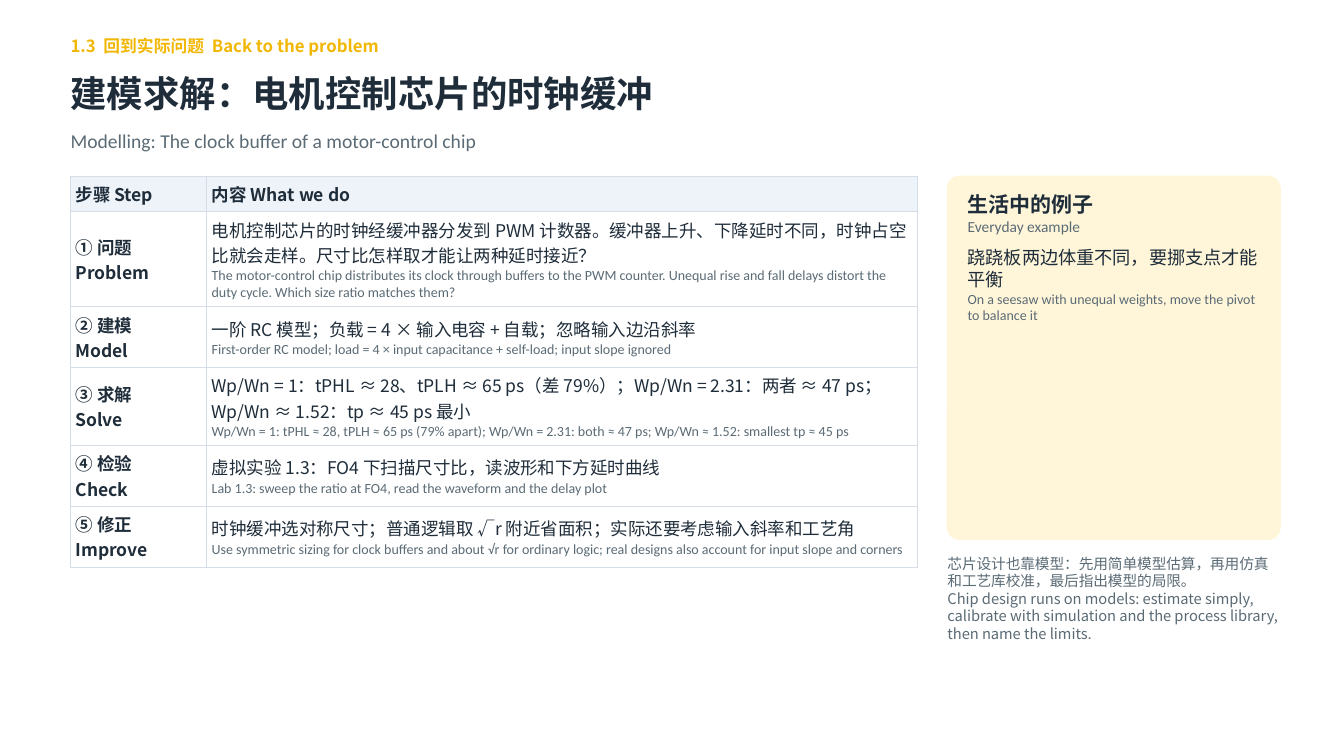
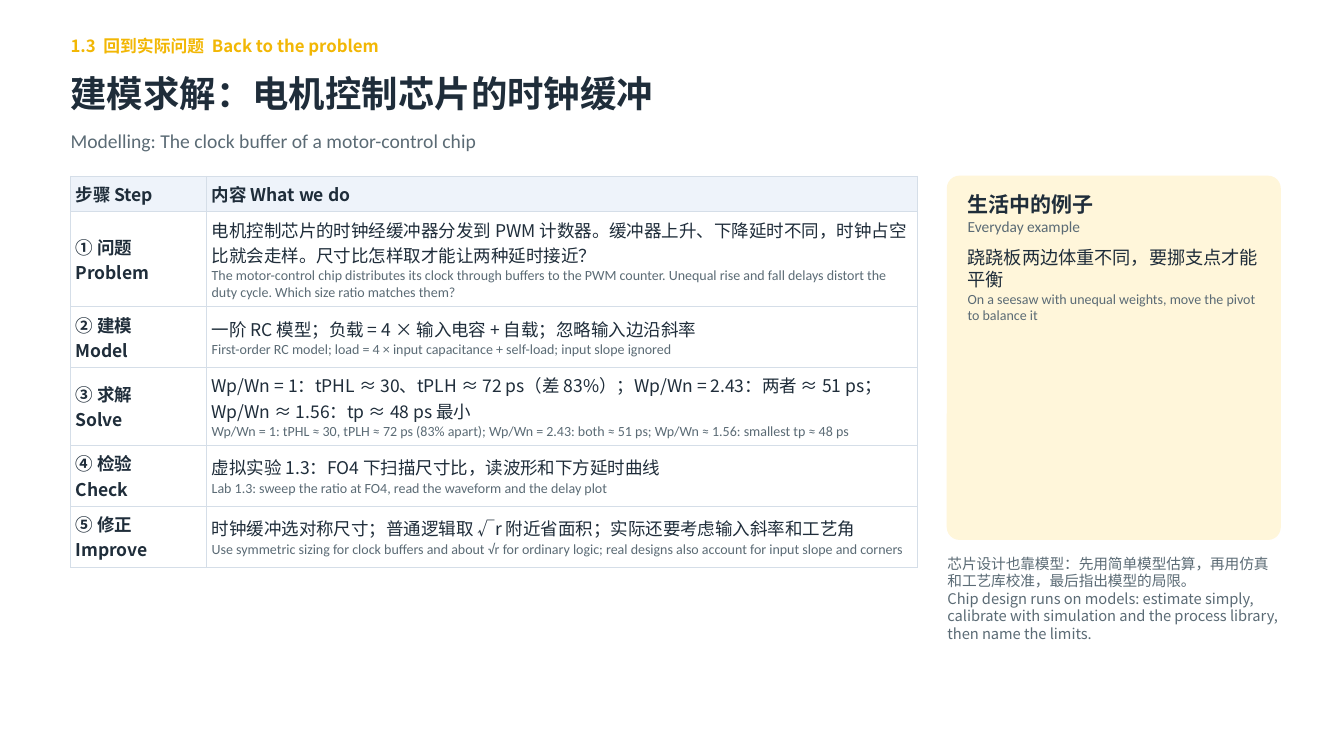
Before and after one commit to eddiezgq/WenQuest, a slide deck: slide 17 of samples/数字集成电路设计/课程资料/第1章 CMOS反相器/第一章课件.pptx. Drawn at 1344x756 pixels with LibreOffice and Linux fonts; fonts in the diff are those of the drawing. Boxes give left, top, right and bottom in pixels: in the first picture for what was removed or moved away, otherwise in the second. Text is boxed around its words. In the diff, an @@ line names an element or a change of style, - is before the commit and + after.

```diff
--- a/samples/数字集成电路设计/课程资料/第1章 CMOS反相器/第一章课件.pptx
+++ b/samples/数字集成电路设计/课程资料/第1章 CMOS反相器/第一章课件.pptx
@@ table at (71,176,918,564) @@
-row 4, column 2: Wp/Wn = 1：tPHL ≈ 28、tPLH ≈ 65 ps（差 79%）；Wp/Wn = 2.31：两者 ≈ 47 ps；Wp/Wn ≈ 1.52：tp ≈ 45 ps 最小 / Wp/Wn = 1: tPHL ≈ 28, tPLH ≈ 65 ps (79% apart); Wp/Wn = 2.31: both ≈ 47 ps; Wp/Wn ≈ 1.52: smallest tp ≈ 45 ps
+row 4, column 2: Wp/Wn = 1：tPHL ≈ 30、tPLH ≈ 72 ps（差 83%）；Wp/Wn = 2.43：两者 ≈ 51 ps；Wp/Wn ≈ 1.56：tp ≈ 48 ps 最小 / Wp/Wn = 1: tPHL ≈ 30, tPLH ≈ 72 ps (83% apart); Wp/Wn = 2.43: both ≈ 51 ps; Wp/Wn ≈ 1.56: smallest tp ≈ 48 ps
```
Also in this commit, not shown: 11 other slides changed, 55 other files.
